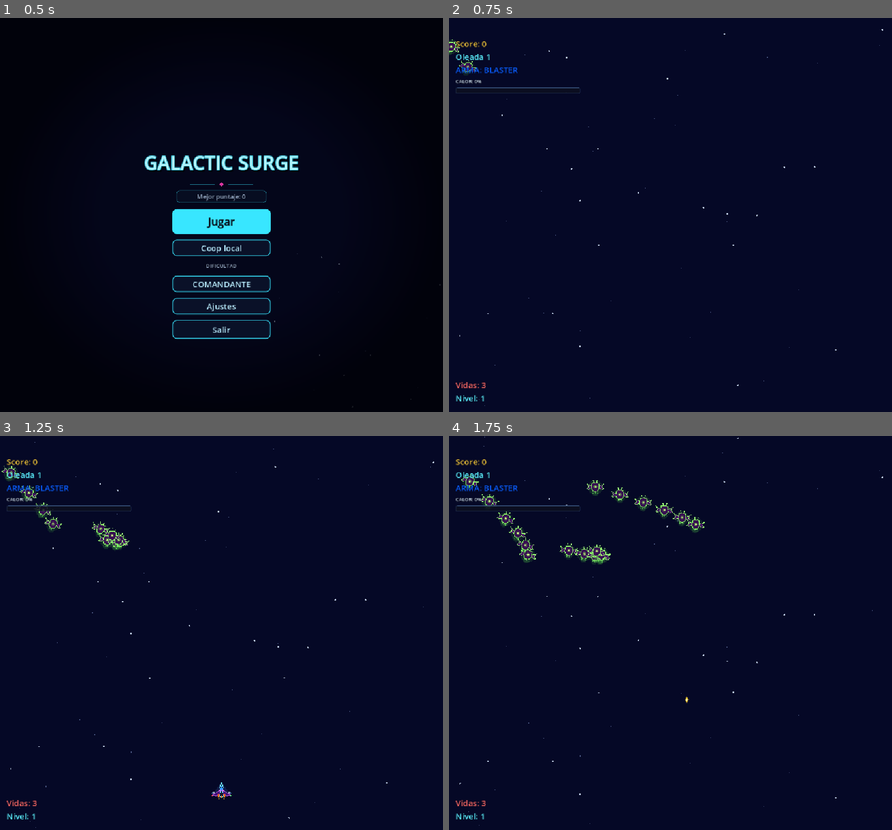
Above: before the commit, frames 1-4 (two rows, left to right).
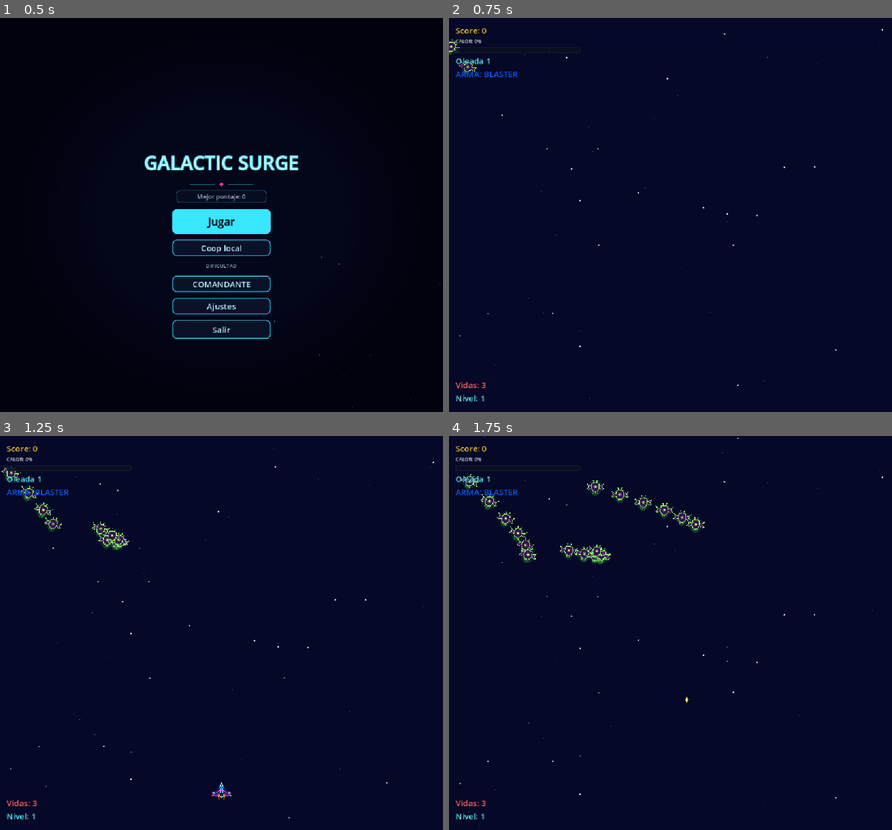
Above: after the commit, the same moments.

Repository: Frank-0511/galactic-surge
Game: Godot game, scene res://scenes/main/main.tscn
The game is run twice, just before and just after one commit, with the same random seed, the same clock (stepped at 60 frames per second) and the same inputs.
Inputs (mouse positions are in pixels of both pictures, inside the frame that each line leads up to):
- Up to frame 1 (0.5 s): no input
- Up to frame 2 (0.75 s): click "Jugar" at 0.5 s
- Up to frame 3 (1.25 s): no input
- Up to frame 4 (1.75 s): tap Enter at 1.25 s; move the mouse to (767, 613) at 1.27 s; hold Right (move_right) from 1.28 s (still down); tap Space (shoot) at 1.35 s; click (767, 613) at 1.42 s

Frame 1 is identical in both runs. In frame 2, 0.7% of the frame differs, in the area x 1-30%, y 2-20%; in frame 3, 0.7%; in frame 4, 0.7%.

Commit message:
feat(etapa-20): score y calor de J1 arriba a la izquierda (spec S8)

Diff:
--- a/scenes/ui/hud.gd
+++ b/scenes/ui/hud.gd
@@ -52,6 +52,7 @@
 func _ready() -> void:
 	_make_passive()
 	_move_p1_lives_bottom_left()
+	_move_p1_top_left()
 	_update_weapon_level_label()
 	_init_styles()
 	_init_wave_cleared_banner()
@@ -288,6 +289,32 @@
 		_p2_panel.mouse_filter = Control.MOUSE_FILTER_IGNORE
 		add_child(_p2_panel)
 	return _p2_panel
+
+
+## Top-left panel for J1 (spec S8, Etapa 20): score and heat bar, then wave and weapon name.
+func _move_p1_top_left() -> void:
+	if _score_label == null or _heat_container == null:
+		return
+	var panel: VBoxContainer = VBoxContainer.new()
+	panel.name = "P1TopPanel"
+	panel.anchor_left = 0.0
+	panel.anchor_top = 0.0
+	panel.anchor_right = 0.0
+	panel.anchor_bottom = 0.0
+	panel.offset_left = 16.0
+	panel.offset_top = 16.0
+	panel.offset_right = 320.0
+	panel.grow_horizontal = 1
+	panel.grow_vertical = 1
+	panel.mouse_filter = Control.MOUSE_FILTER_IGNORE
+	add_child(panel)
+	_score_label.reparent(panel)
+	_heat_container.custom_minimum_size = Vector2(304.0, 38.0)
+	_heat_container.reparent(panel)
+	if _wave_label != null:
+		_wave_label.reparent(panel)
+	if _active_weapon_label != null:
+		_active_weapon_label.reparent(panel)
 
 
 ## Bottom-left panel for J1 lives (spec S7, Etapa 20): J1 lives move out of the top stack.
--- a/tests/etapa_20_contract_test.gd
+++ b/tests/etapa_20_contract_test.gd
@@ -35,6 +35,7 @@
 	_check_hud_p2_lives_bottom_right()
 	_check_hud_p1_lives_bottom_left()
 	_check_hud_weapon_level_bottom()
+	_check_hud_p1_score_heat_top_left()
 
 	if _failures == 0:
 		print("ETAPA 20 CONTRACT TESTS: ALL PASSED")
@@ -268,7 +269,7 @@
 func _check_hud_two_player_layout() -> void:
 	var hud: Node = (load("res://scenes/ui/hud.tscn") as PackedScene).instantiate()
 	get_root().add_child(hud)
-	var heat_p1: Control = hud.get_node("HeatContainer") as Control
+	var heat_p1: Control = hud.get("_heat_container") as Control
 	_expect(heat_p1.anchor_left == 0.0 and heat_p1.anchor_right == 0.0, "Contrato 13a: calor de J1 a la izquierda")
 	hud.call("set_lives_p2", 2)
 	hud.call("set_heat_p2", 10.0, 100.0, false)
@@ -290,8 +291,8 @@
 		_expect(bar_p2 != null and bar_p1 != null and bar_p2.get_theme_stylebox("background") == bar_p1.get_theme_stylebox("background") and bar_p2.get_theme_stylebox("fill") == bar_p1.get_theme_stylebox("fill"), "Contrato 13j: la barra de J2 usa el mismo estilo que la de J1")
 		var heat_p2: Label = hud.get("_heat_p2_label") as Label
 		_expect(heat_p2 != null and heat_p2.get_theme_font_size("font_size") == 12, "Contrato 13i: etiqueta de calor de J2 con tamaño 12 (como J1)")
-	var heat_container: Control = hud.get_node("HeatContainer") as Control
-	_expect(heat_container.offset_top >= 140.0, "Contrato 13h: el calor de J1 queda debajo de la línea de ARMA (no se pisan)")
+	var heat_container: Control = hud.get("_heat_container") as Control
+	_expect(heat_container.get_parent() == hud.get_node_or_null("P1TopPanel"), "Contrato 13h: el calor de J1 vive en el panel superior izquierdo (spec S8)")
 	hud.queue_free()
 
 
@@ -343,7 +344,7 @@
 	get_root().add_child(hud)
 	hud.call("set_lives_p2", 2)
 	hud.call("set_score_p2", 0)
-	var wrappers: Array[String] = ["BossContainer", "Margin", "HeatContainer", "ComboContainer", "P2Panel", "P2BottomPanel"]
+	var wrappers: Array[String] = ["BossContainer", "Margin", "ComboContainer", "P2Panel", "P2BottomPanel", "P1TopPanel", "P1BottomPanel"]
 	for path: String in wrappers:
 		var node: Control = hud.get_node_or_null(path) as Control
 		_expect(node != null and node.mouse_filter == Control.MOUSE_FILTER_IGNORE, "Contrato 16: %s no captura el mouse" % path)
@@ -417,6 +418,21 @@
 
 
 # ---------------------------------------------------------------------------
+# 21. HUD (spec S8): score y calor de J1 arriba a la izquierda
+# ---------------------------------------------------------------------------
+func _check_hud_p1_score_heat_top_left() -> void:
+	var hud: Node = (load("res://scenes/ui/hud.tscn") as PackedScene).instantiate()
+	get_root().add_child(hud)
+	var top: Control = hud.get_node_or_null("P1TopPanel") as Control
+	var score_p1: Label = hud.get("_score_label") as Label
+	var heat_p1: Control = hud.get("_heat_container") as Control
+	_expect(top != null and top.anchor_left == 0.0 and top.anchor_top == 0.0, "Contrato 21a: panel superior de J1 anclado arriba a la izquierda")
+	_expect(score_p1 != null and top != null and score_p1.get_parent() == top, "Contrato 21b: score de J1 en el panel superior izquierdo")
+	_expect(heat_p1 != null and top != null and heat_p1.get_parent() == top, "Contrato 21c: calor de J1 en el panel superior izquierdo")
+	hud.queue_free()
+
+
+# ---------------------------------------------------------------------------
 # 2. J2 uses its own action names
 # ---------------------------------------------------------------------------
 func _check_player_two_uses_own_actions() -> void:
